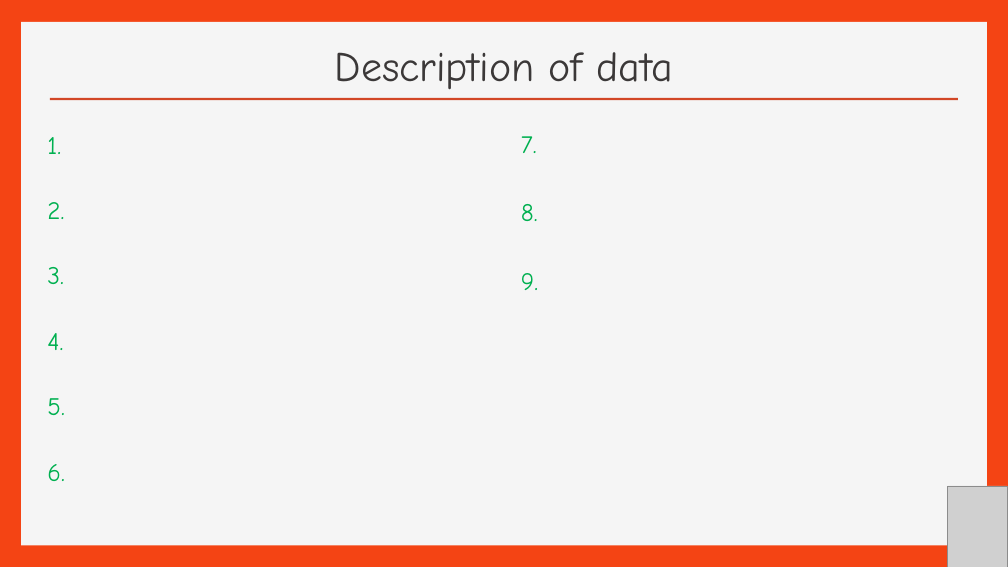
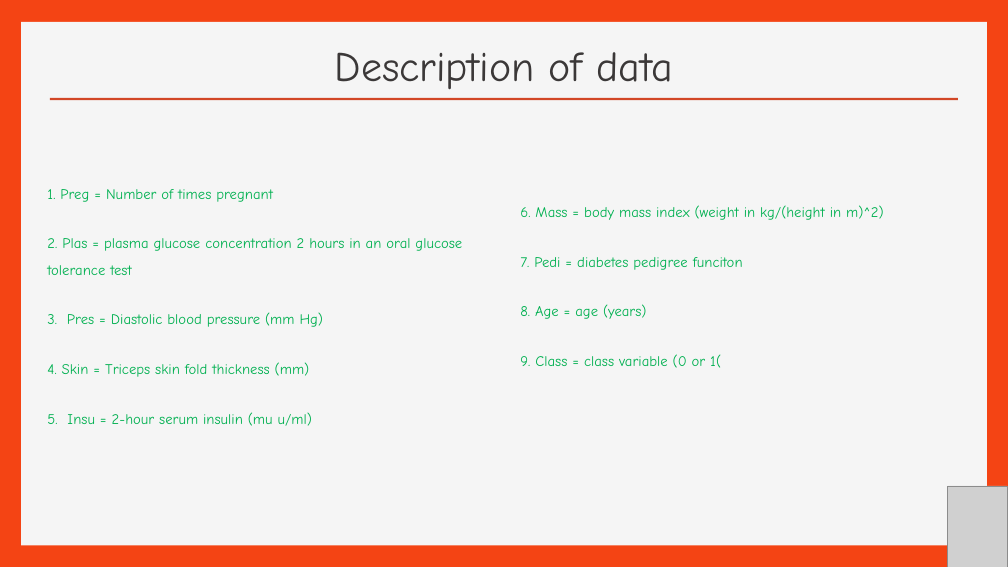
Before and after one commit to efreier12/Final-Project, a slide deck: slide 5 of Pima Indian Diabetes ( Final Project).ppt. Drawn at 1008x567 pixels with LibreOffice and Linux fonts; fonts in the diff are those of the drawing; grey boxes stand for pictures; background and template pictures are left out. Boxes give left, top, right and bottom in pixels: in the first picture for what was removed or moved away, otherwise in the second. Text is boxed around its words. In the diff, an @@ line names an element or a change of style, - is before the commit and + after.

```diff
--- a/Pima Indian Diabetes ( Final Project).ppt
+++ b/Pima Indian Diabetes ( Final Project).ppt
@@ text at (47,189,462,426): text changed; size 24 to 14 pt @@
-1.
-2.
-3.
-4.
-5.
-6.
+1. Preg = Number of times pregnant
+2. Plas = plasma glucose concentration 2 hours in an oral glucose tolerance test
+3. Pres = Diastolic blood pressure (mm Hg)
+4. Skin = Triceps skin fold thickness (mm)
+5. Insu = 2-hour serum insulin (mu u/ml)
@@ text at (520,205,883,368): text changed; size 24 to 14 pt @@
-7.
-8.
-9.
+6. Mass = body mass index (weight in kg/(height in m)^2)
+7. Pedi = diabetes pedigree funciton
+8. Age = age (years)
+9. Class = class variable (0 or 1(
```
